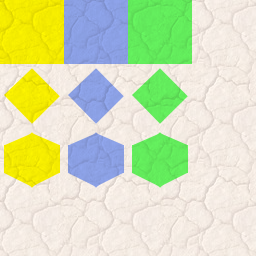
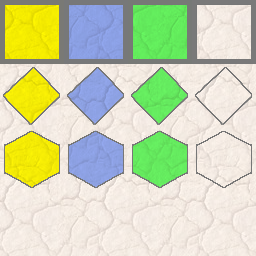
Two versions of the same layered image (256×256). Layer-by-layer changes:
added layer "outlines #1" above "grain" over [0, 0, 256, 188]
painted on "Layer copy #2" over [195, 67, 252, 188]
painted on "Layer copy #1" over [131, 67, 189, 189]
painted on "Layer copy" over [67, 67, 124, 189]
painted on "Layer" over [3, 67, 61, 189]
